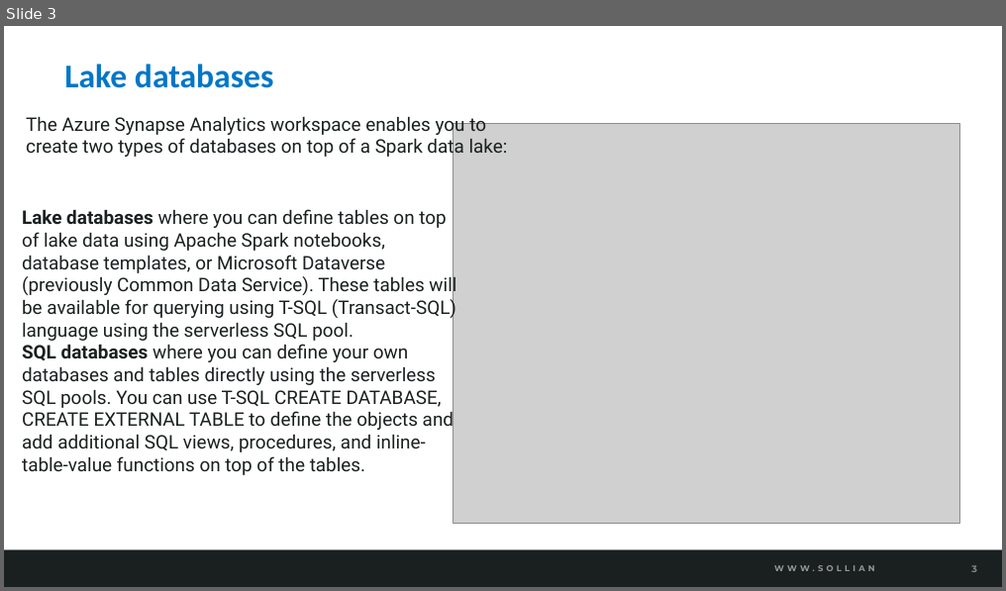
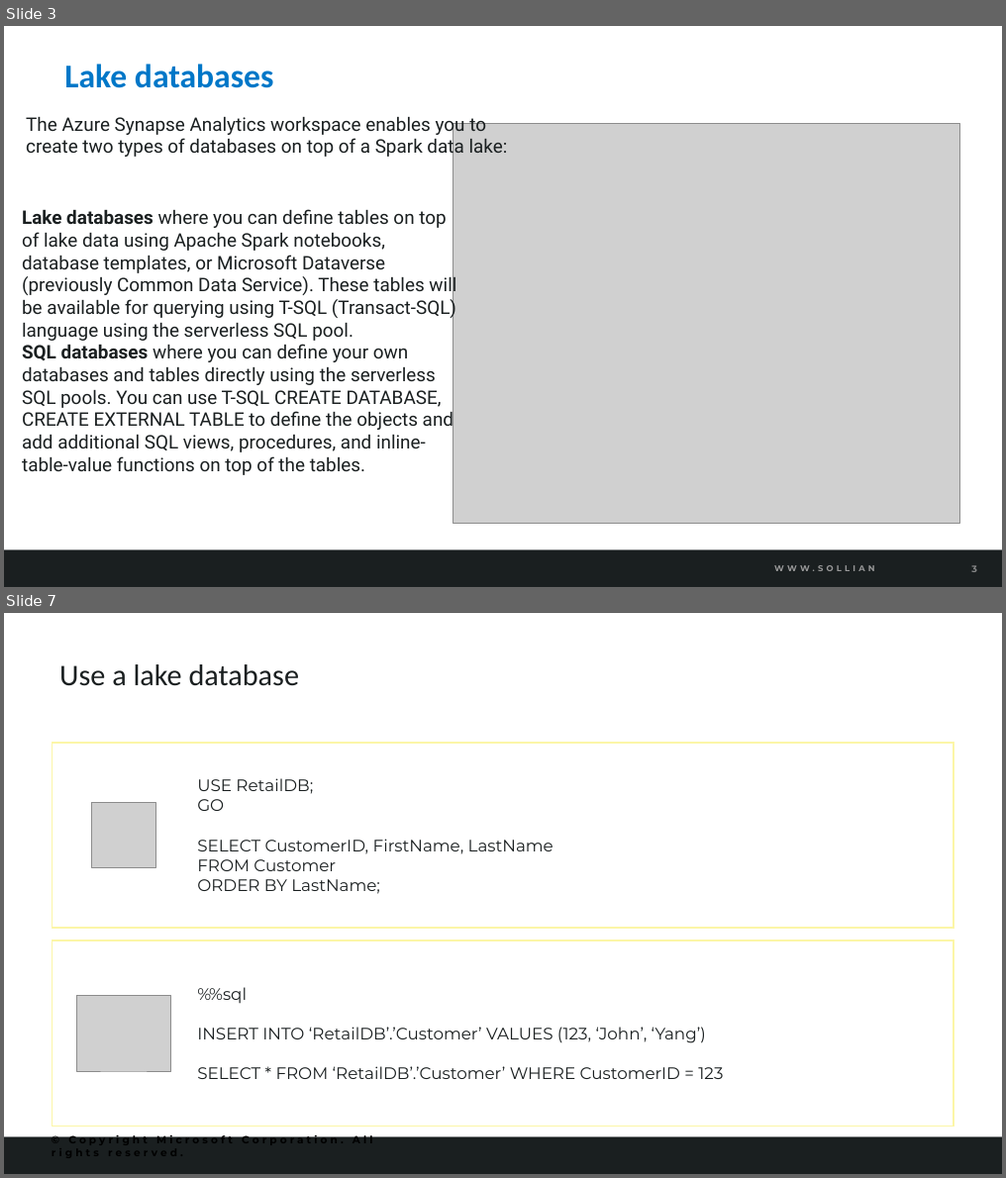
Before and after one commit to solliancenet/azure-data-engineering-conference-workshop-students, a slide deck: 05-Analyze data in a lake database.pptx. Shown one above the other, each under a label of ours: slide 3 before the commit, slides 3 and 7 after it; the slides between them are not shown. The pictures are 1006x591 and 1006x1178 pixels, drawn with LibreOffice and Linux fonts; fonts in the diff are those of the drawing; grey boxes stand for pictures; background and template pictures are left out. Boxes give left, top, right and bottom in pixels: in the first picture for what was removed or moved away, otherwise in the second. Text is boxed around its words. In the diff, an @@ line names an element or a change of style, - is before the commit and + after.

```diff
--- a/05-Analyze data in a lake database.pptx
+++ b/05-Analyze data in a lake database.pptx
@@ slide 7 added at (4,613,1002,1174), background #FFFFFF; not listed: 2 template elements that a slide beside it also shows @@
@@ title added at (59,664,300,686), 28.8 pt, text #1A1F20 @@
+Use a lake database
@@ rectangle added at (52,743,953,928), fill #FFFFFF, outline #FCF6A7 1.5 pt @@
@@ text added at (197,778,553,894), 16 pt, text #1A1F20 @@
+USE RetailDB;
+GO
+SELECT CustomerID, FirstName, LastName
+FROM Customer
+ORDER BY LastName;
@@ picture added at (91,803,156,867) @@
@@ rectangle added at (52,941,953,1127), fill #FFFFFF, outline #FCF6A7 1.5 pt @@
@@ picture added at (76,996,170,1072) @@
@@ text added at (197,987,723,1079), 16 pt, text #1A1F20 @@
+%%sql
+INSERT INTO ‘RetailDB’.’Customer’ VALUES (123, ‘John’, ‘Yang’)
+SELECT * FROM ‘RetailDB’.’Customer’ WHERE CustomerID = 123
@@ text added at (68,1134,373,1138), 10 pt, text #000000, bold @@
+© Copyright Microsoft Corporation. All rights reserved.
```
Also in this commit, not shown: 3 other slides added, 5 other files.
